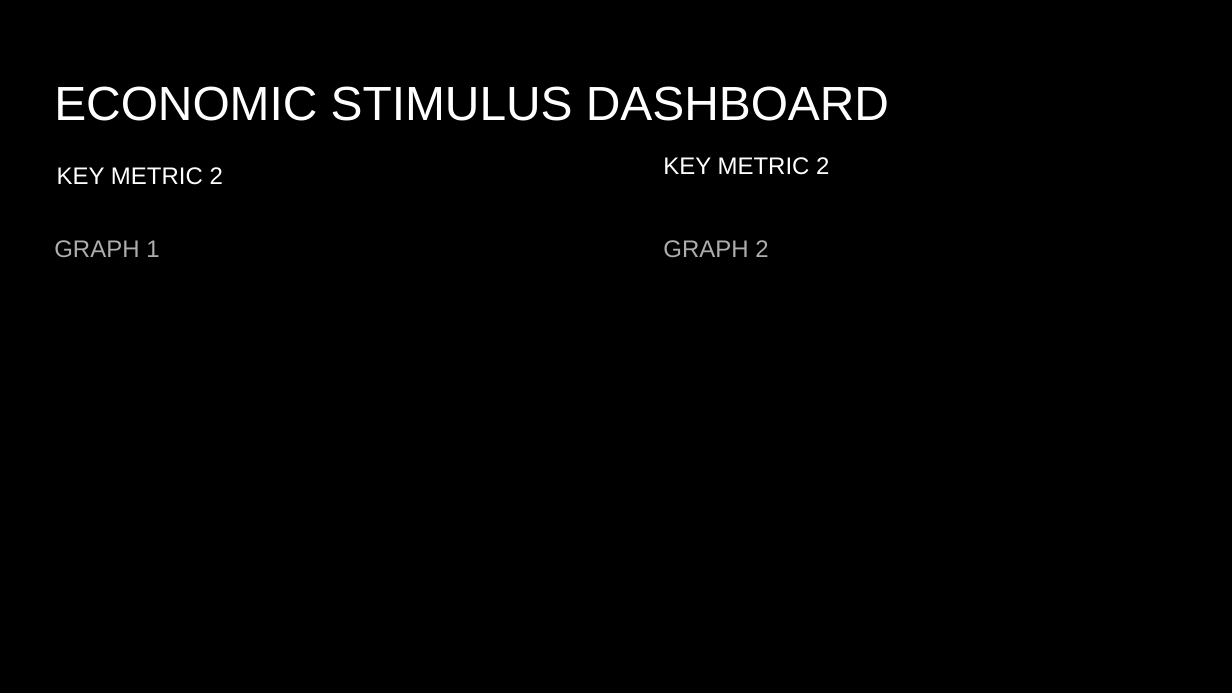
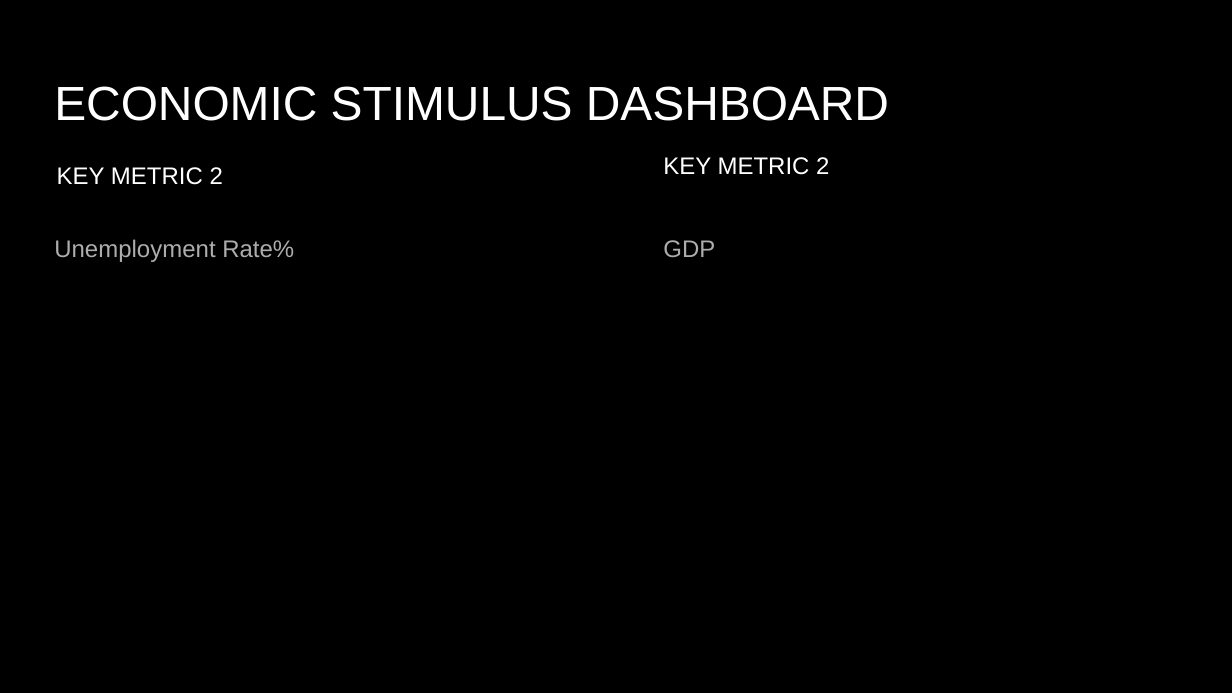
Before and after one commit to tyoung65/Econimic_Stimulus_Research-, a slide deck: slide 2 of ECONOMIC STIMULUS IMPACTS.pptx. Drawn at 1232x693 pixels with LibreOffice and Linux fonts; fonts in the diff are those of the drawing. Boxes give left, top, right and bottom in pixels: in the first picture for what was removed or moved away, otherwise in the second. Text is boxed around its words. In the diff, an @@ line names an element or a change of style, - is before the commit and + after.

```diff
--- a/ECONOMIC STIMULUS IMPACTS.pptx
+++ b/ECONOMIC STIMULUS IMPACTS.pptx
@@ text at box(54, 239, 294, 262): text changed @@
-GRAPH 1
+Unemployment Rate%
@@ text at box(663, 240, 715, 257): text changed @@
-GRAPH 2
+GDP
```
Also in this commit, not shown: 1 other slide changed, 7 slides added, 1 other file.
